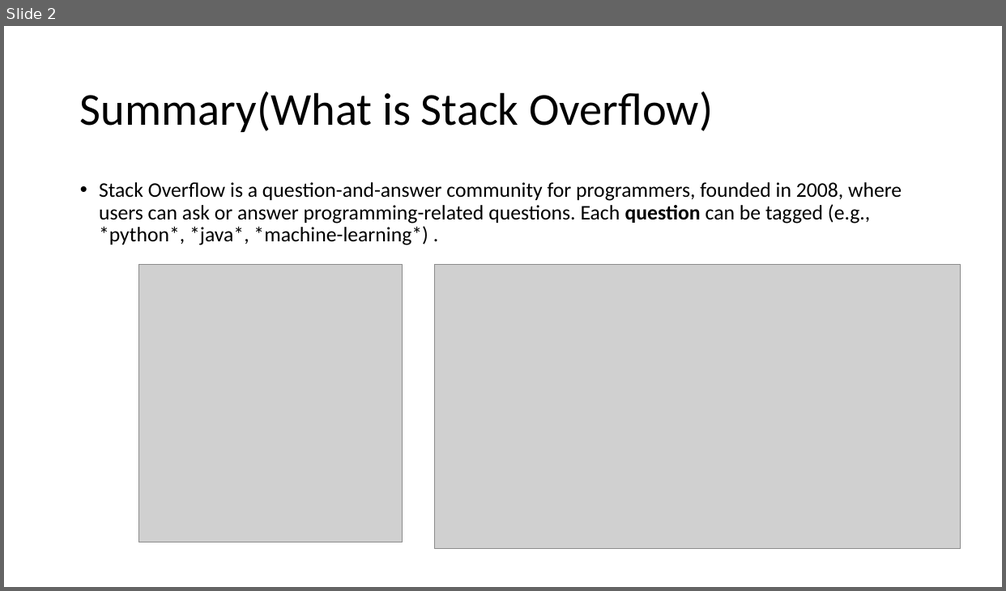
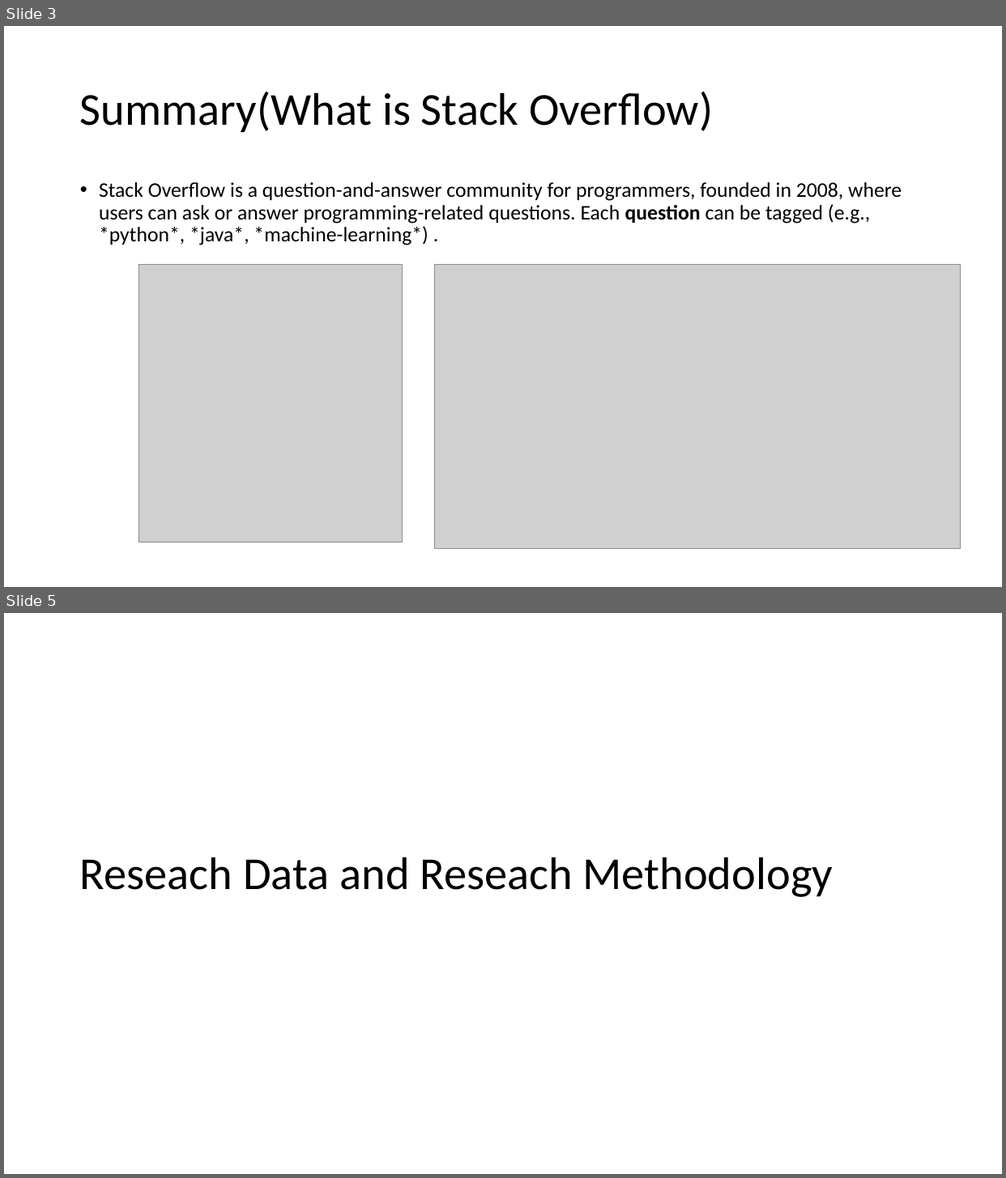
Before and after one commit to chengkaiyang2025/course, a slide deck: assignments/assignment_4/stackoverflow.pptx. Shown one above the other, each under a label of ours: slide 2 before the commit, slides 3 and 5 after it; the slides between them are not shown. The pictures are 1006x591 and 1006x1178 pixels, drawn with LibreOffice and Linux fonts; fonts in the diff are those of the drawing; grey boxes stand for pictures. Boxes give left, top, right and bottom in pixels: in the first picture for what was removed or moved away, otherwise in the second. Text is boxed around its words. In the diff, an @@ line names an element or a change of style, - is before the commit and + after.

```diff
--- a/assignments/assignment_4/stackoverflow.pptx
+++ b/assignments/assignment_4/stackoverflow.pptx
@@ slide 5 added at [4, 613, 1002, 1174], background #FFFFFF @@
@@ title added at [80, 857, 833, 897], 44 pt, text #000000 @@
+Reseach Data and Reseach Methodology
@@ what was slide 2 is now slide 3 @@
```
Also in this commit, not shown: 7 slides changed, 9 other slides added, 1 other file.
